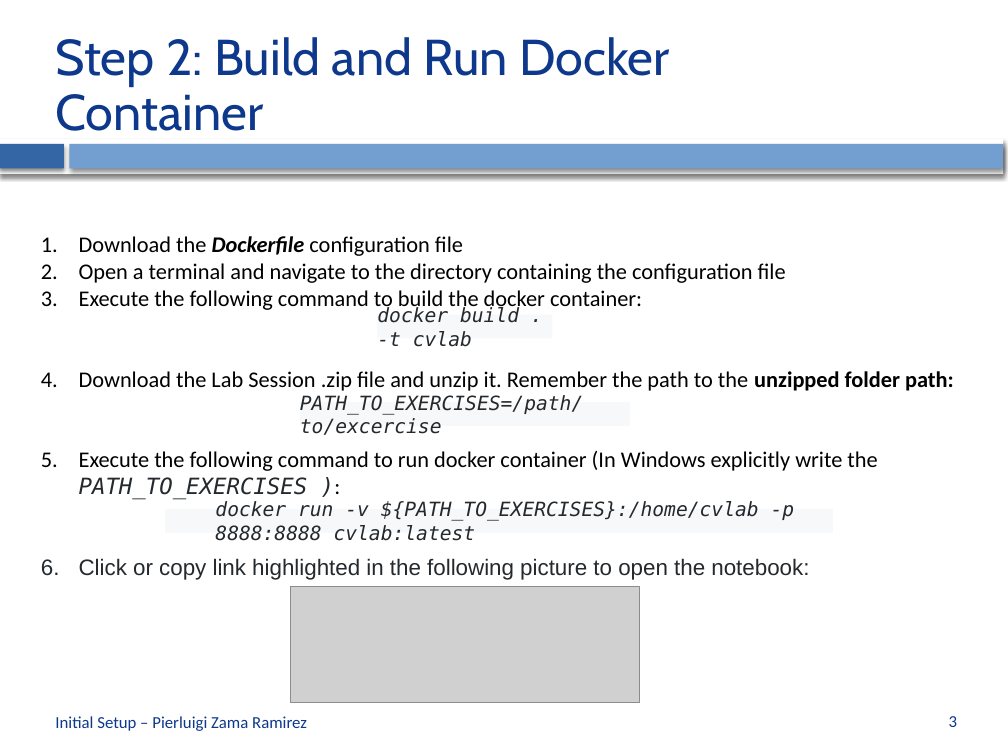
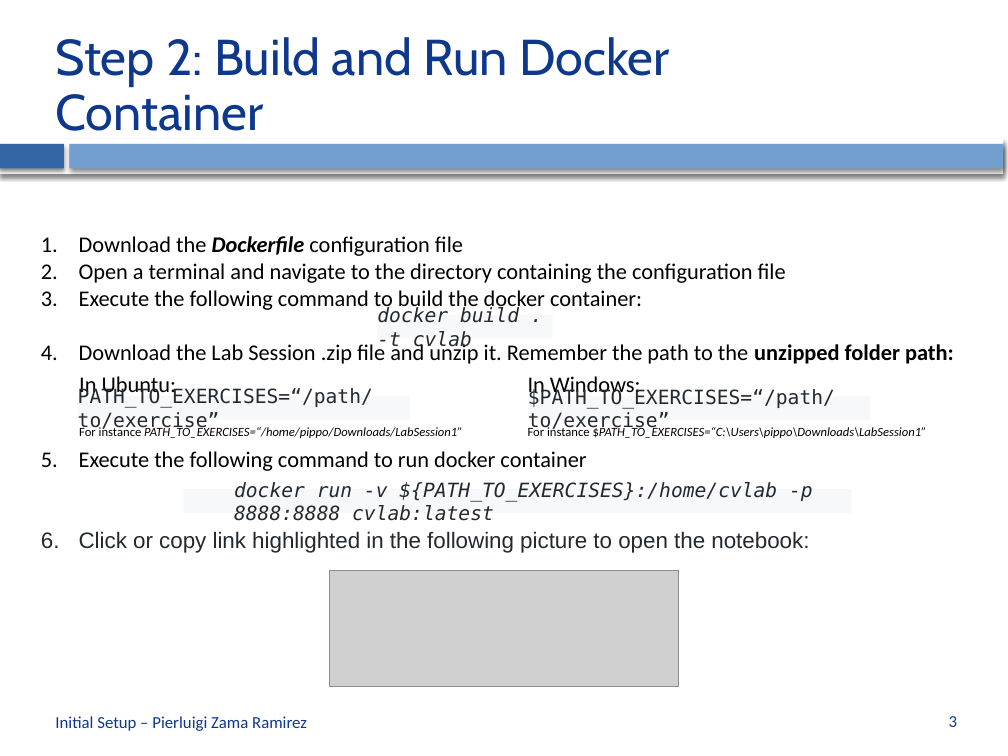
Before and after one commit to CVLAB-Unibo/ComputerVisionImageProcessing-LabSessions, a slide deck: slide 3 of LabSession0 - Initial Setup with Docker.pptx. Drawn at 1008x756 pixels with LibreOffice and Linux fonts; fonts in the diff are those of the drawing; grey boxes stand for pictures; background and template pictures are left out. Boxes give left, top, right and bottom in pixels: in the first picture for what was removed or moved away, otherwise in the second. Text is boxed around its words. In the diff, an @@ line names an element or a change of style, - is before the commit and + after.

```diff
--- a/LabSession0 - Initial Setup with Docker.pptx
+++ b/LabSession0 - Initial Setup with Docker.pptx
@@ text in rectangle at (x1=78, y1=388, x2=373, y2=432): text changed; italic off @@
-PATH_TO_EXERCISES=/path/to/excercise
+PATH_TO_EXERCISES=“/path/to/exercise”
@@ rectangle "PATH_TO_EXERCISES=“/path/to/exercise”" moved from (x1=300, y1=402, x2=630, y2=426) to (x1=78, y1=396, x2=409, y2=420) @@
@@ text added at (x1=79, y1=376, x2=462, y2=438), 9 pt, text #000000, italic @@
+In Ubuntu:
+For instance PATH_TO_EXERCISES=“/home/pippo/Downloads/LabSession1”
@@ text added at (x1=528, y1=376, x2=927, y2=438), 9 pt, text #000000, italic @@
+In Windows:
+For instance $PATH_TO_EXERCISES=“C:\Users\pippo\Downloads\LabSession1”
@@ rectangle added at (x1=528, y1=396, x2=870, y2=420), fill #F6F8FA, 14 pt, text #24292E @@
+$PATH_TO_EXERCISES=“/path/to/exercise”
@@ text at (x1=79, y1=451, x2=586, y2=471): text changed @@
-5. Execute the following command to run docker container (In Windows explicitly write the PATH_TO_EXERCISES ):
+5. Execute the following command to run docker container
@@ rectangle "docker run -v ${PATH_TO_EXERCISES}:/home/cvlab -p ..." moved from (x1=165, y1=509, x2=834, y2=533) to (x1=183, y1=489, x2=852, y2=513) @@
@@ picture moved from (x1=290, y1=587, x2=639, y2=703) to (x1=330, y1=571, x2=678, y2=686) @@
```
Also in this commit, not shown: 1 slide added, 2 other files.
